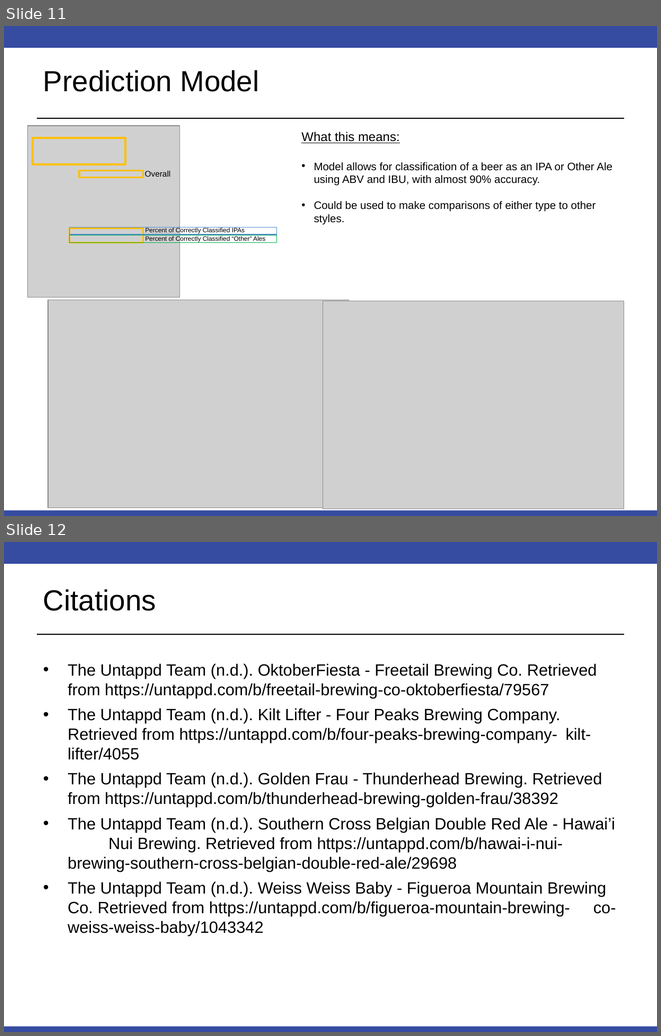
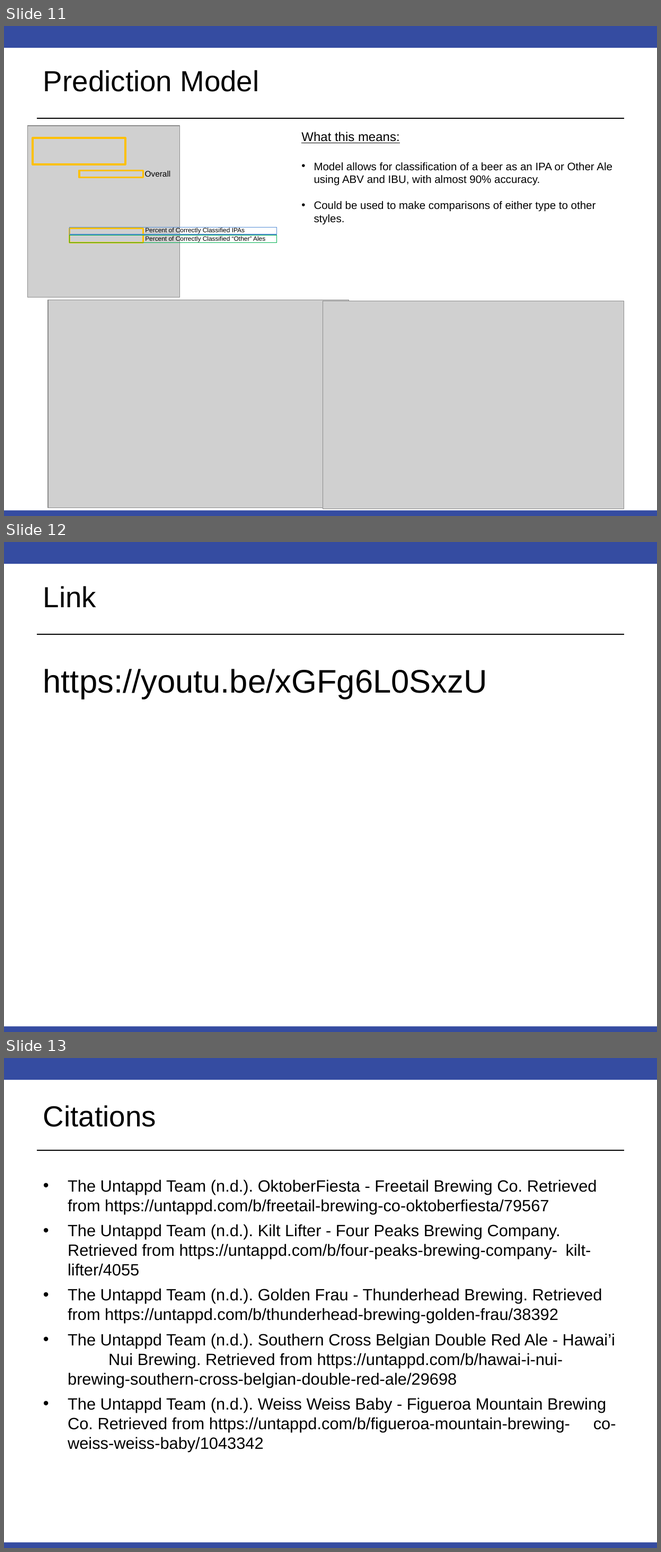
Before and after one commit to RudranilMitra/MSDS_6306_Case-Studies, a slide deck: Case Study 1/Beers & Breweries/EDA/EDA Slide Deck.pptx. Shown one above the other, each under a label of ours: slides 11 and 12 before the commit, slides 11, 12 and 13 after it. The pictures are 661x1036 and 661x1552 pixels, drawn with LibreOffice and Linux fonts; fonts in the diff are those of the drawing; grey boxes stand for pictures. Boxes give left, top, right and bottom in pixels: in the first picture for what was removed or moved away, otherwise in the second. Text is boxed around its words. In the diff, an @@ line names an element or a change of style, - is before the commit and + after.

Commit message:
updated ppt with youtube link

```diff
--- a/Case Study 1/Beers & Breweries/EDA/EDA Slide Deck.pptx
+++ b/Case Study 1/Beers & Breweries/EDA/EDA Slide Deck.pptx
@@ slide 12 added at (x1=4, y1=542, x2=657, y2=1032), background #FFFFFF; not listed: 3 template elements that a slide beside it also shows @@
@@ title added at (x1=43, y1=586, x2=96, y2=607), 32 pt, text #000000 @@
+Link
@@ text added at (x1=43, y1=669, x2=487, y2=699), 36 pt, text #000000 @@
+https://youtu.be/xGFg6L0SxzU
@@ what was slide 12 is now slide 13 @@
```
Also in this commit, not shown: 5 slides changed, 1 other file.
